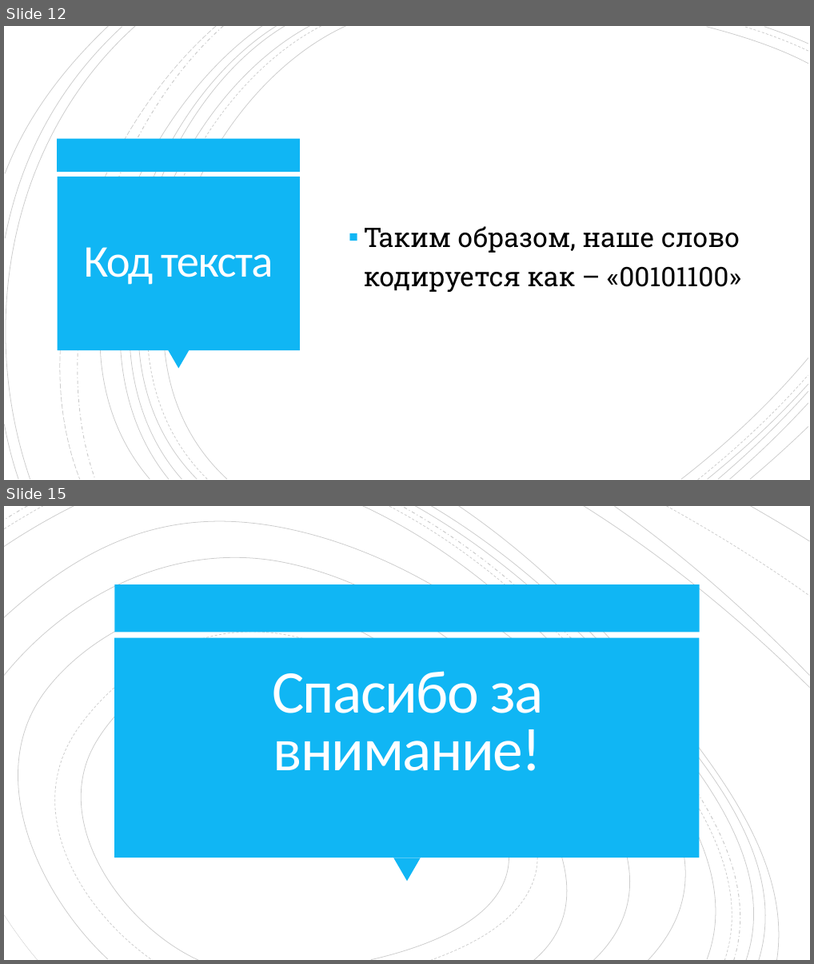
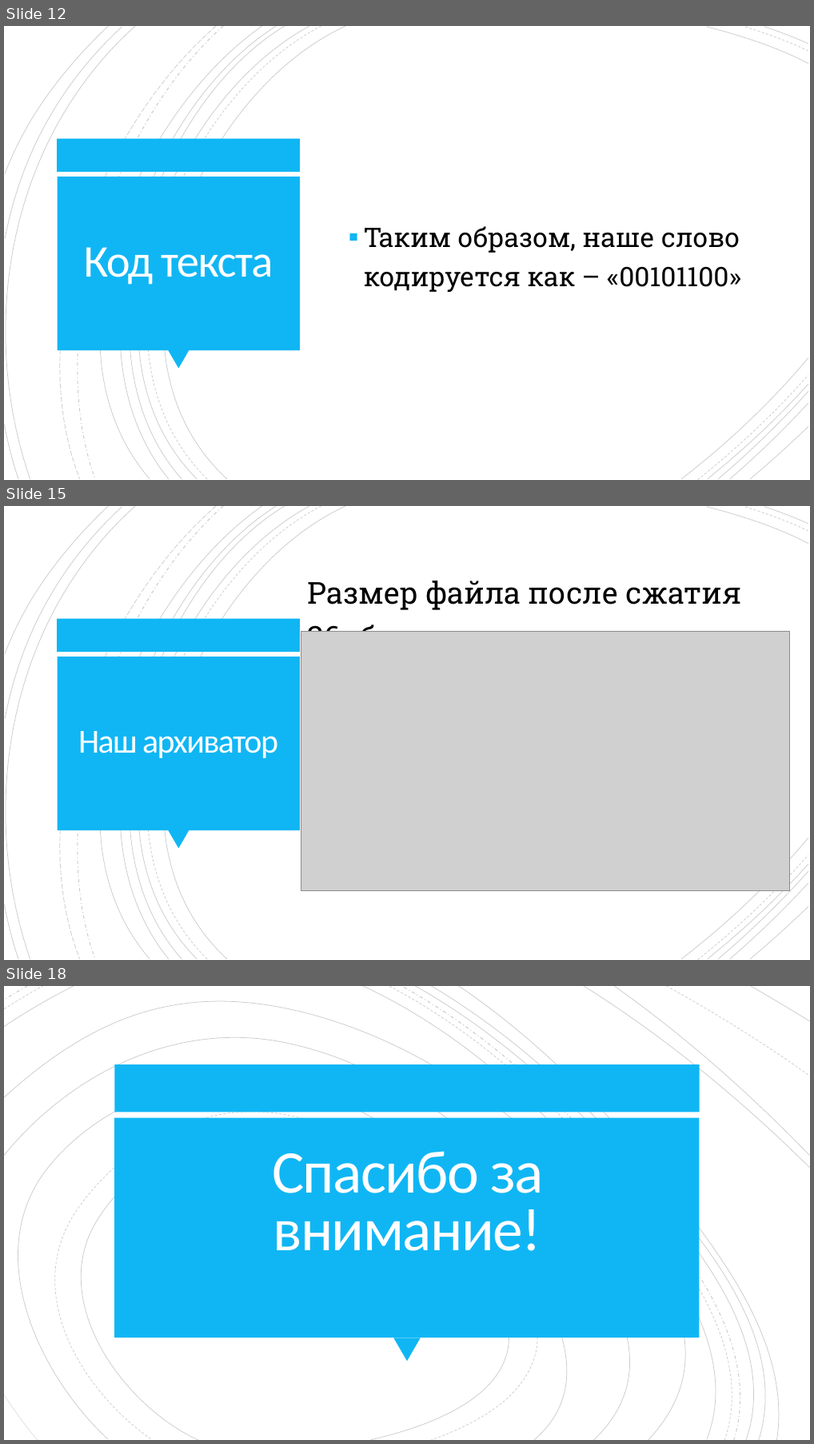
Before and after one commit to ssyp-ru/ssyp19-ws16, a slide deck: Создание архиватора по алгоритму Хаффмана.pptx. Shown one above the other, each under a label of ours: slides 12 and 15 before the commit, slides 12, 15 and 18 after it; the slides between them are not shown. The pictures are 814x964 and 814x1444 pixels, drawn with LibreOffice and Linux fonts; fonts in the diff are those of the drawing; grey boxes stand for pictures. Boxes give left, top, right and bottom in pixels: in the first picture for what was removed or moved away, otherwise in the second. Text is boxed around its words. In the diff, an @@ line names an element or a change of style, - is before the commit and + after.

```diff
--- a/Создание архиватора по алгоритму Хаффмана.pptx
+++ b/Создание архиватора по алгоритму Хаффмана.pptx
@@ slide 15 added at (x1=4, y1=506, x2=810, y2=960), background #FFFFFF; not listed: 24 template elements that a slide beside it also shows @@
@@ text added at (x1=308, y1=580, x2=742, y2=632), 36 pt, text #000000 @@
+Размер файла после сжатия 26кб
@@ picture added at (x1=302, y1=632, x2=790, y2=890) @@
@@ title added at (x1=78, y1=731, x2=278, y2=758), 40 pt, text #FFFEFF @@
+Наш архиватор
@@ what was slide 15 is now slide 18 @@
```
Also in this commit, not shown: 4 slides changed, 3 other slides added, 1 slide removed, 5 other files.
